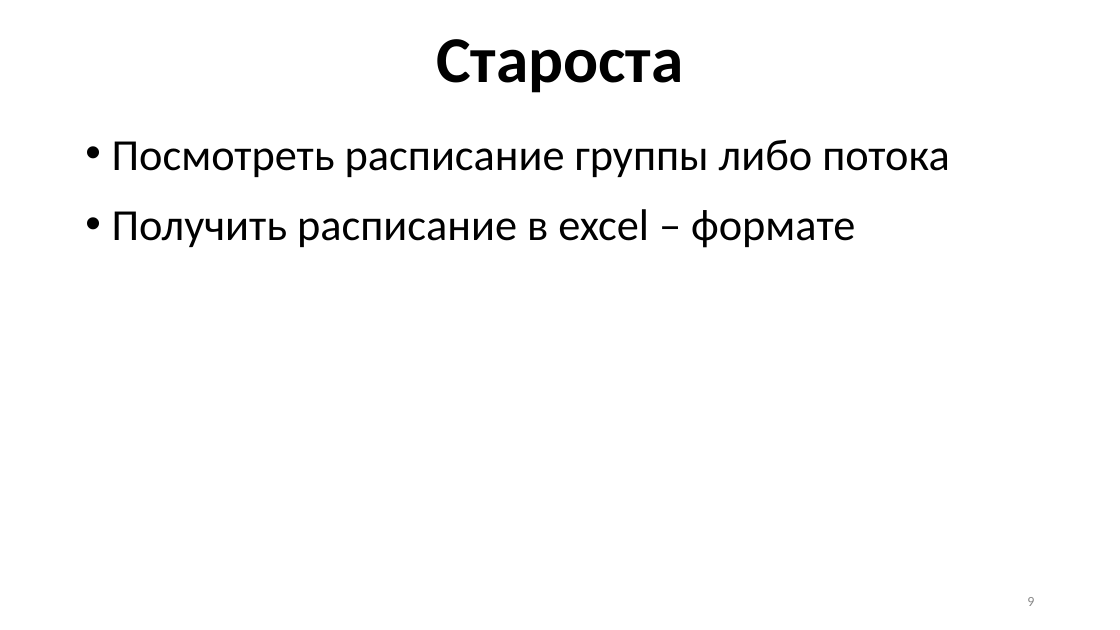
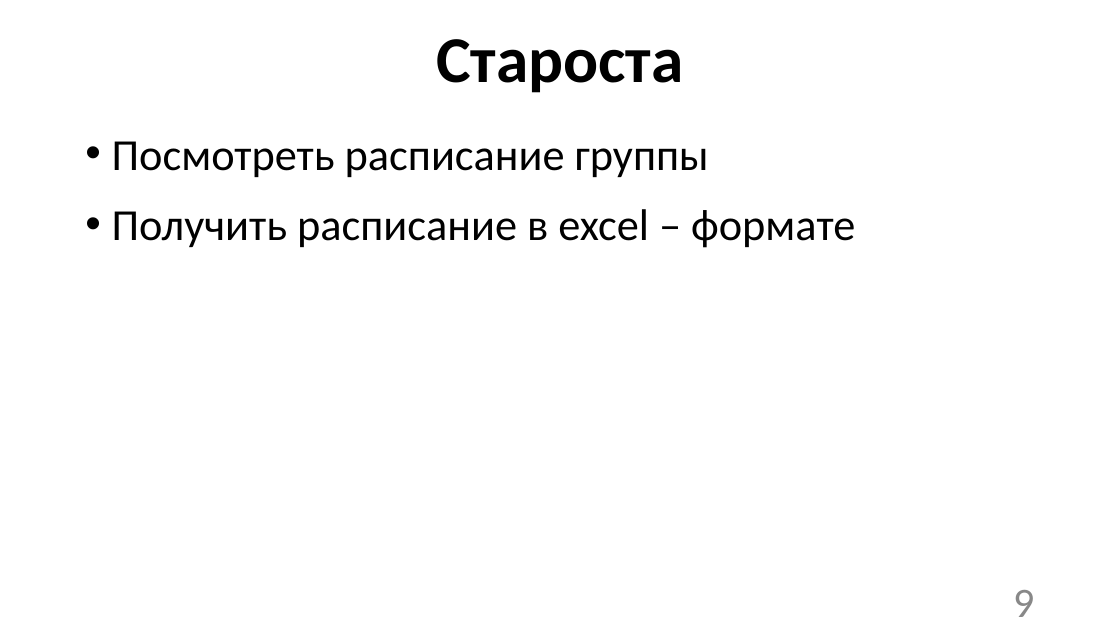
Before and after one commit to FedotBegemot/TP-5.2.4, a slide deck: slide 9 of Документация/TP_1.pptx. Drawn at 1120x630 pixels with LibreOffice and Linux fonts; fonts in the diff are those of the drawing; background and template pictures are left out. Boxes give left, top, right and bottom in pixels: in the first picture for what was removed or moved away, otherwise in the second. Text is boxed around its words. In the diff, an @@ line names an element or a change of style, - is before the commit and + after.

```diff
--- a/Документация/TP_1.pptx
+++ b/Документация/TP_1.pptx
@@ text at box(112, 141, 709, 177): text changed @@
-• Посмотреть расписание группы либо потока
+• Посмотреть расписание группы
@@ page number at box(1013, 590, 1034, 617): size 12 to 36 pt @@
```
Also in this commit, not shown: 4 other slides changed, 1 other file.
